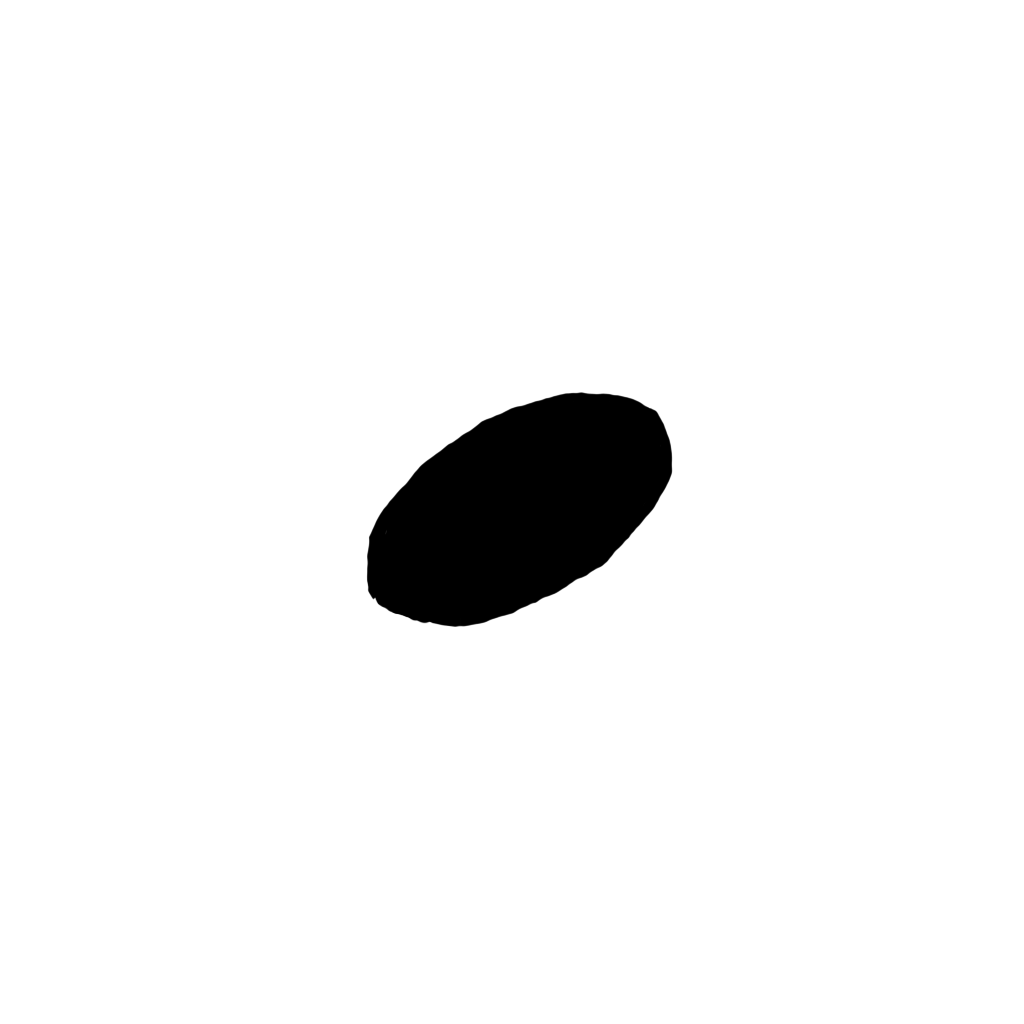
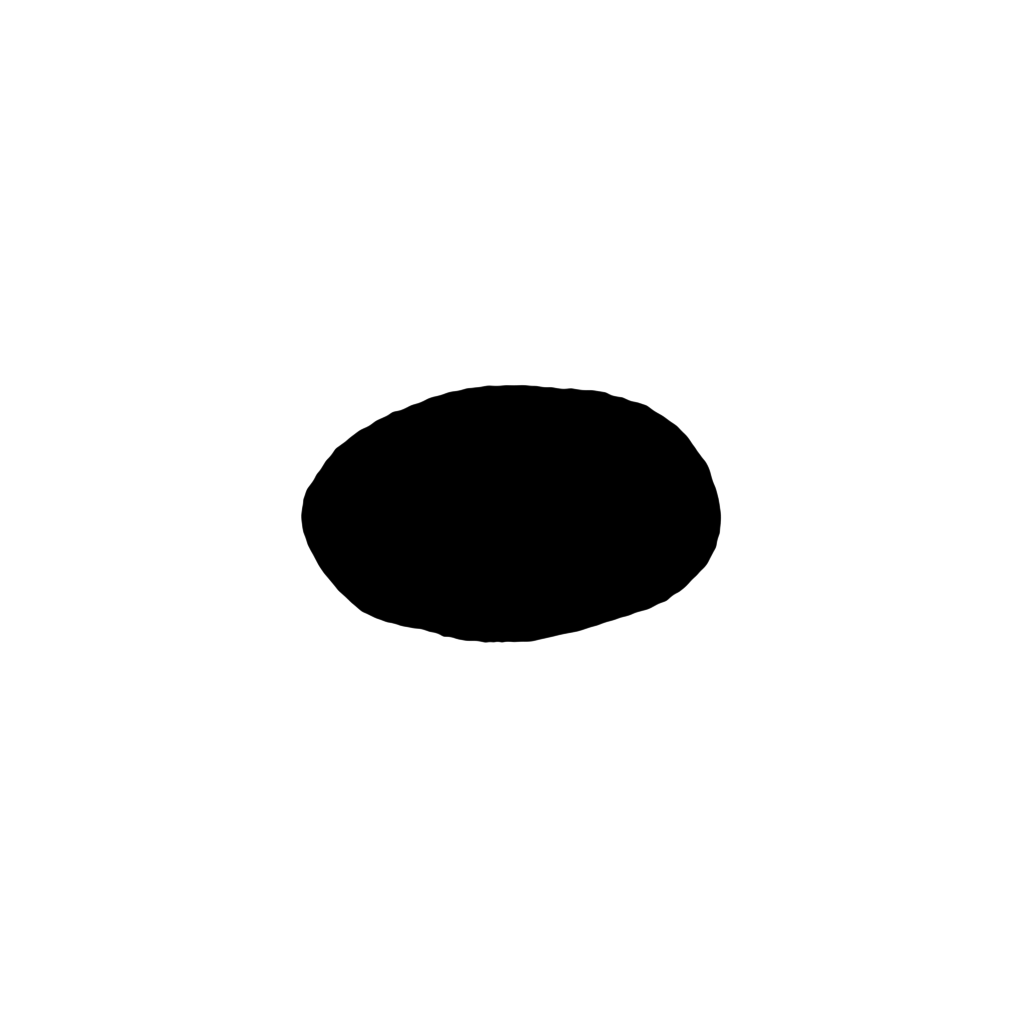
Revision of a layered 1024x1024 image; what changed, layer by layer:
added layer "Layer 6" above "Layer 7" over [301, 384, 722, 643]
added layer "Layer 7" above "Layer 4" over [301, 384, 722, 643]
hid "Layer 2" over [350, 384, 689, 643]
hid "Layer 3" over [365, 384, 677, 631]
